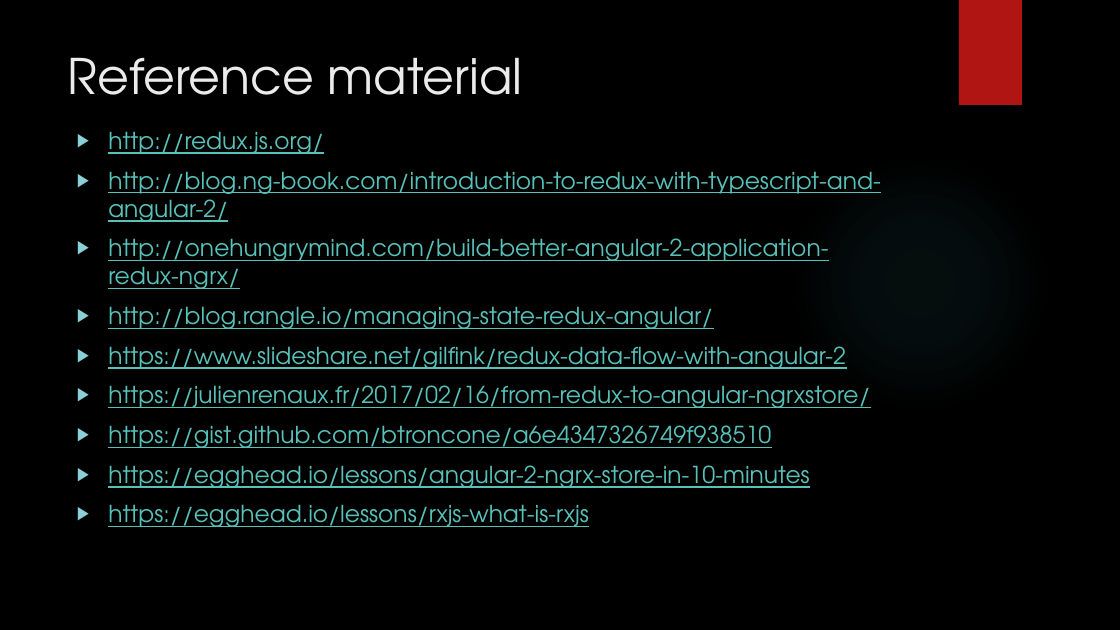
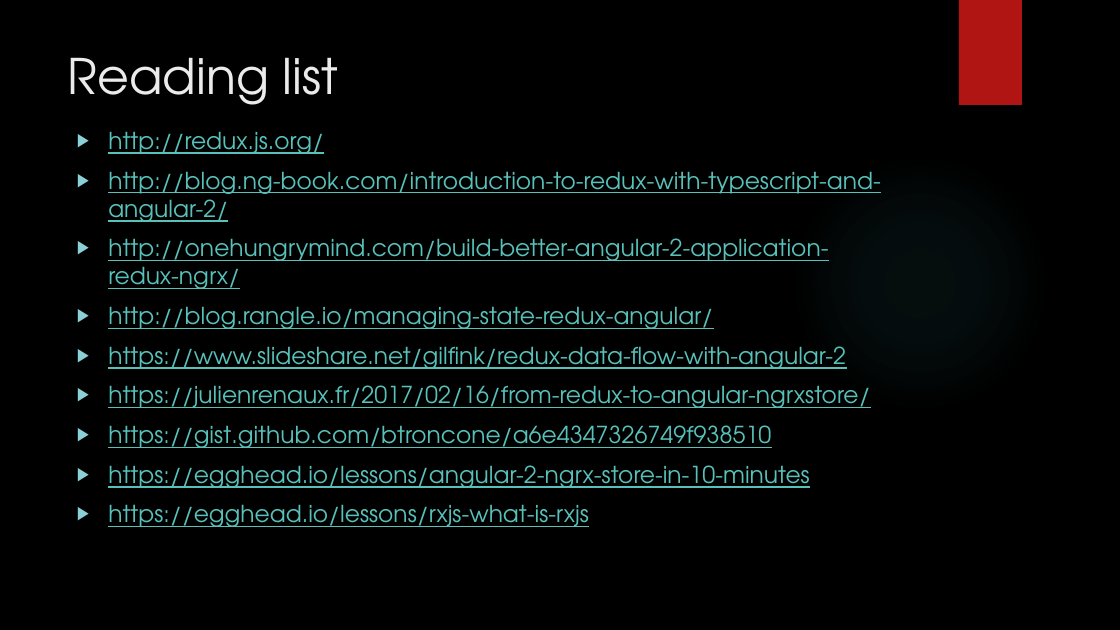
Before and after one commit to hipervee/learnRx, a slide deck: slide 19 of slidesAndImages/Introduction.pptx. Drawn at 1120x630 pixels with LibreOffice and Linux fonts; fonts in the diff are those of the drawing; background and template pictures are left out. Boxes give left, top, right and bottom in pixels: in the first picture for what was removed or moved away, otherwise in the second. Text is boxed around its words. In the diff, an @@ line names an element or a change of style, - is before the commit and + after.

```diff
--- a/slidesAndImages/Introduction.pptx
+++ b/slidesAndImages/Introduction.pptx
@@ title at <box>68,57,339,105</box>: text changed @@
-Reference material
+Reading list
```
Also in this commit, not shown: 7 other files.
